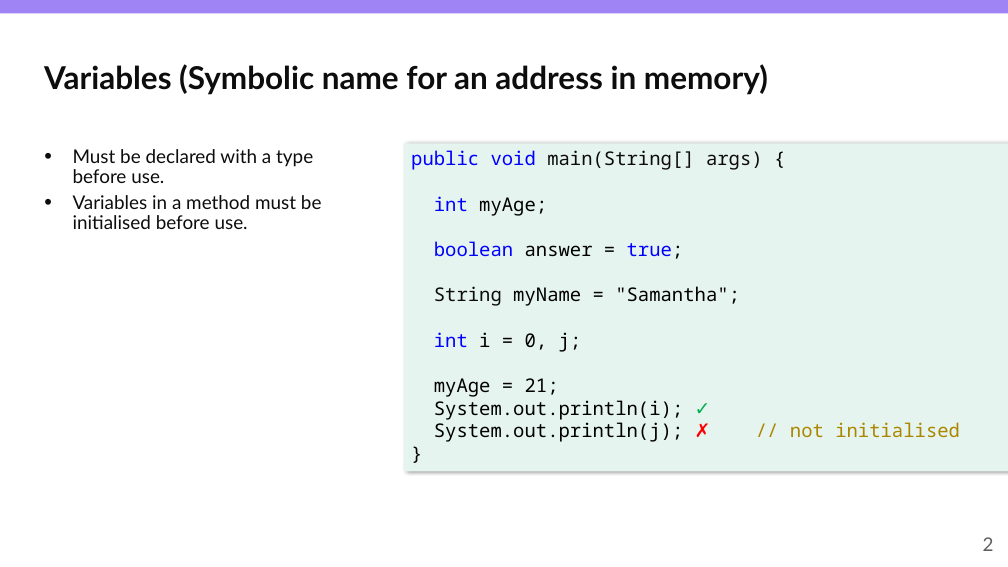
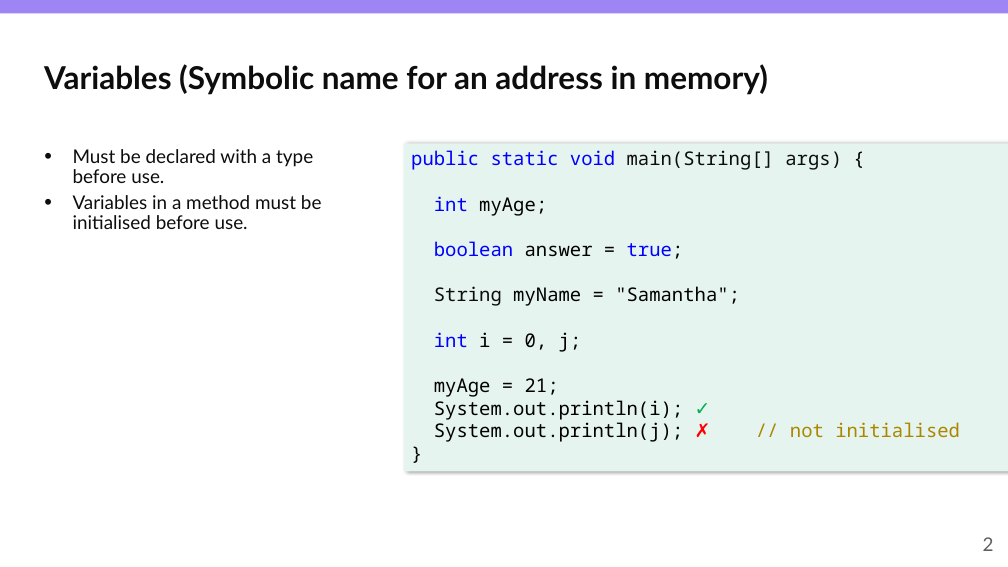
Before and after one commit to mikebaradaran/mod1, a slide deck: slide 2 of 01b-Java Basics - Vars and Selection.pptx. Drawn at 1008x567 pixels with LibreOffice and Linux fonts; fonts in the diff are those of the drawing; background and template pictures are left out. Boxes give left, top, right and bottom in pixels: in the first picture for what was removed or moved away, otherwise in the second. Text is boxed around its words. In the diff, an @@ line names an element or a change of style, - is before the commit and + after.

```diff
--- a/01b-Java Basics - Vars and Selection.pptx
+++ b/01b-Java Basics - Vars and Selection.pptx
@@ text in rectangle at [411,150,842,170]: text changed @@
-public void main(String[] args) {
+public static void main(String[] args) {
```
Also in this commit, not shown: 2 other slides changed, 4 other files.
